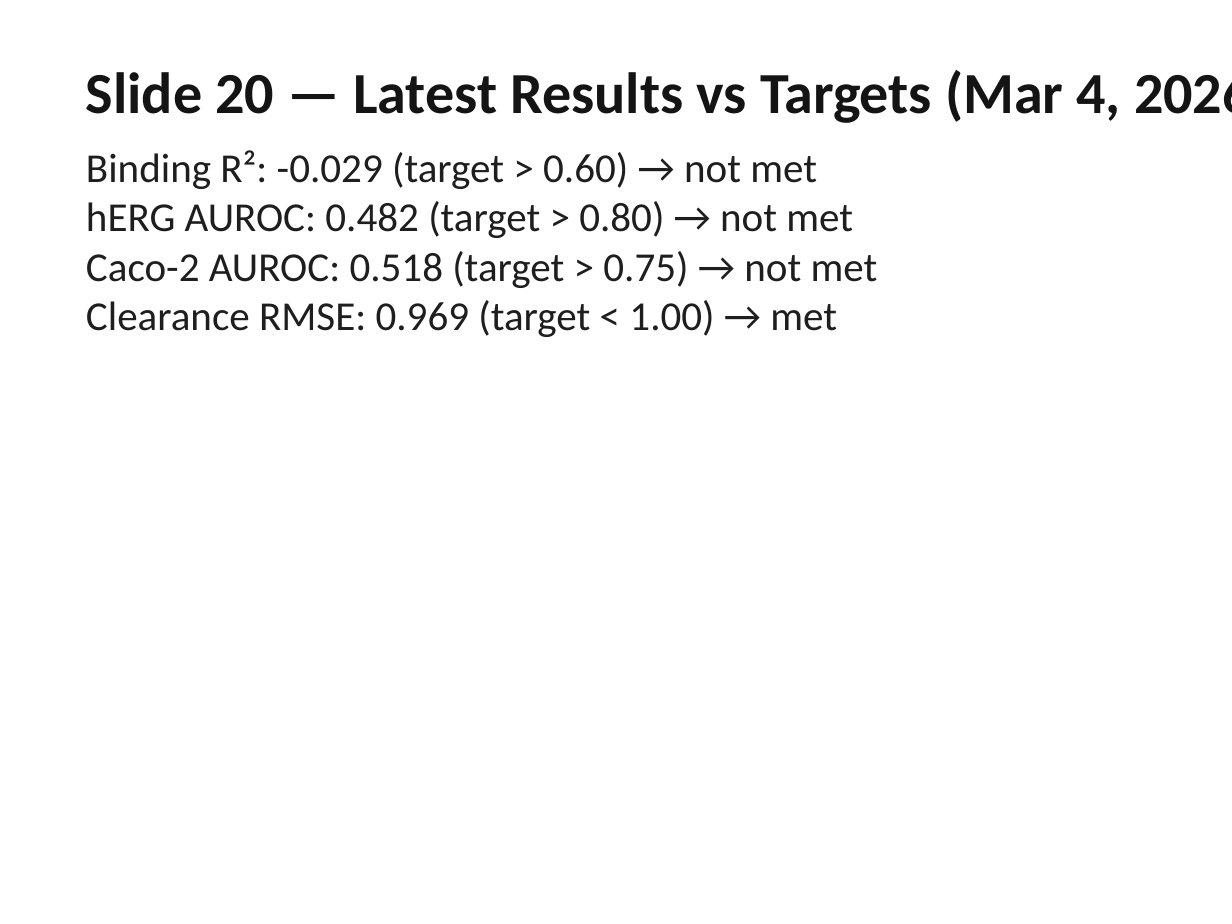
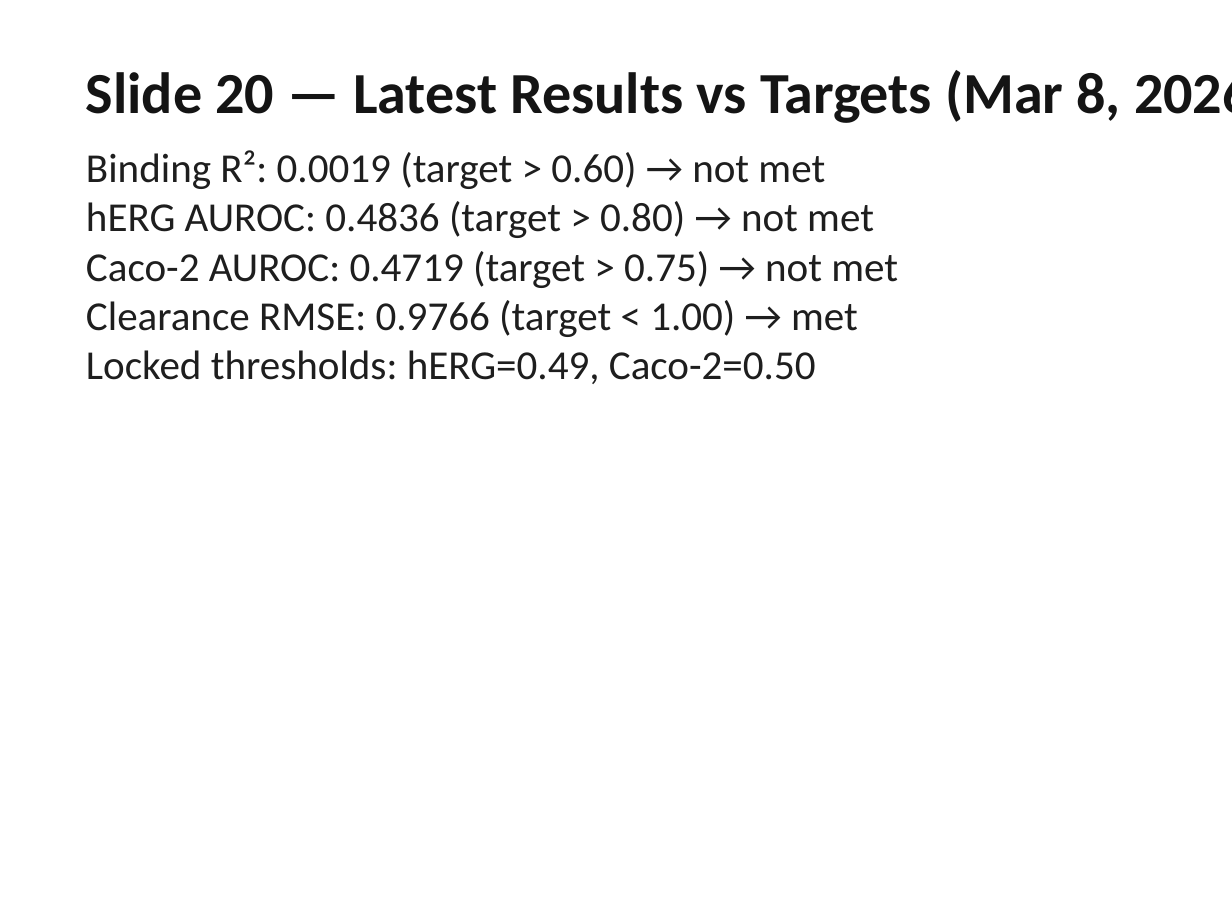
Before and after one commit to Sushree2179/Neural_PK-PD_Modeling_with_ODE, a slide deck: slide 20 of Slides/Phase2_Phase3_Stakeholder_Deck_v1.pptx. Drawn at 1232x924 pixels with LibreOffice and Linux fonts; fonts in the diff are those of the drawing. Boxes give left, top, right and bottom in pixels: in the first picture for what was removed or moved away, otherwise in the second. Text is boxed around its words. In the diff, an @@ line names an element or a change of style, - is before the commit and + after.

```diff
--- a/Slides/Phase2_Phase3_Stakeholder_Deck_v1.pptx
+++ b/Slides/Phase2_Phase3_Stakeholder_Deck_v1.pptx
@@ text at <box>86,70,1232,123</box>: text changed @@
-Slide 20 — Latest Results vs Targets (Mar 4, 2026)
+Slide 20 — Latest Results vs Targets (Mar 8, 2026)
@@ text at <box>86,150,898,384</box>: text changed @@
-Binding R²: -0.029 (target > 0.60) → not met
-hERG AUROC: 0.482 (target > 0.80) → not met
-Caco-2 AUROC: 0.518 (target > 0.75) → not met
-Clearance RMSE: 0.969 (target < 1.00) → met
+Binding R²: 0.0019 (target > 0.60) → not met
+hERG AUROC: 0.4836 (target > 0.80) → not met
+Caco-2 AUROC: 0.4719 (target > 0.75) → not met
+Clearance RMSE: 0.9766 (target < 1.00) → met
+Locked thresholds: hERG=0.49, Caco-2=0.50
```
Also in this commit, not shown: 2 other slides changed, 25 other files.
